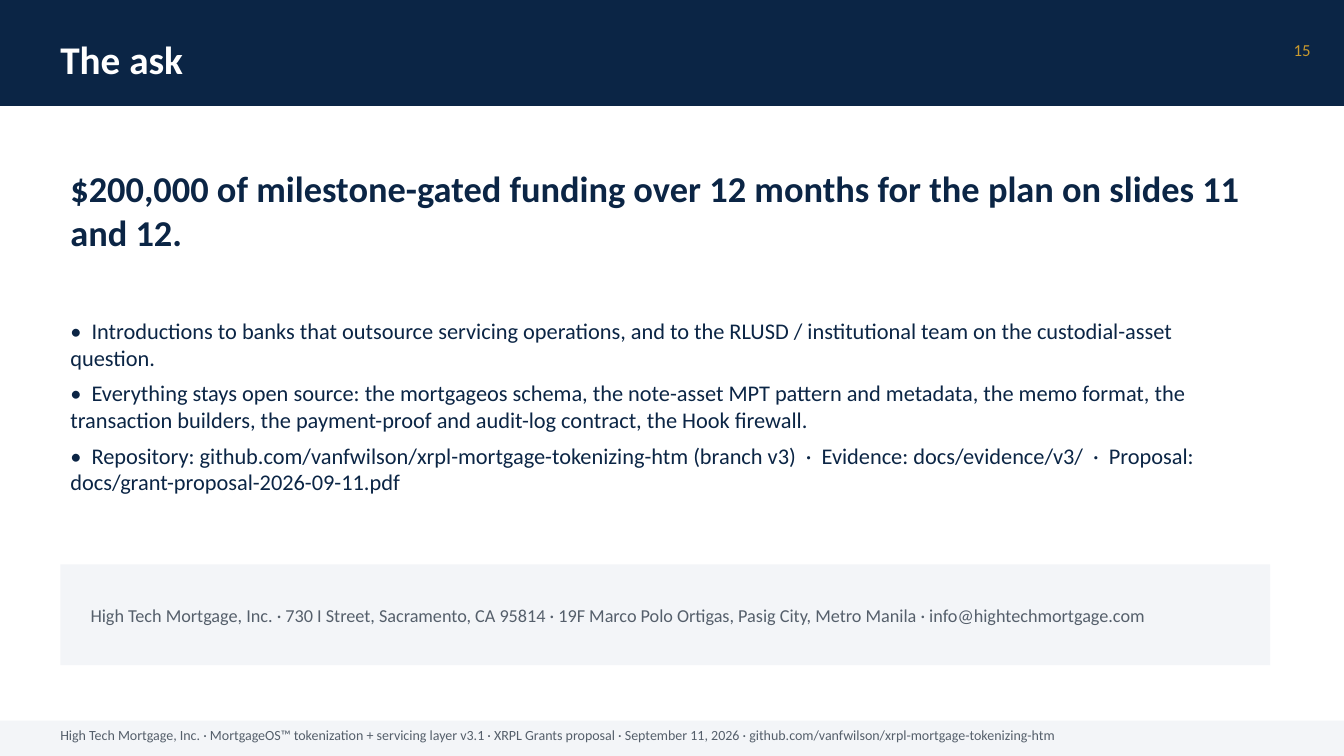
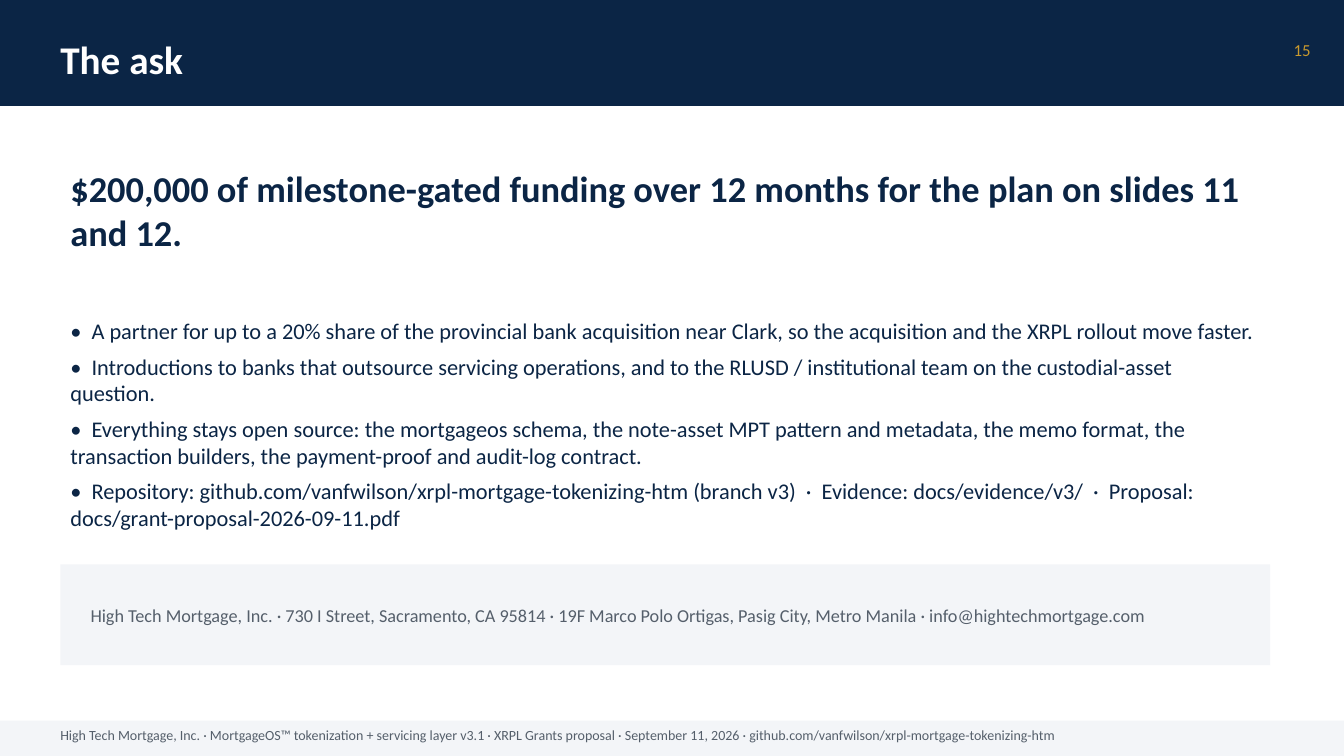
Before and after one commit to vanfwilson/xrpl-mortgage-tokenizing-htm, a slide deck: slide 15 of docs/grant-deck-2026-09-11.pptx. Drawn at 1344x756 pixels with LibreOffice and Linux fonts; fonts in the diff are those of the drawing. Boxes give left, top, right and bottom in pixels: in the first picture for what was removed or moved away, otherwise in the second. Text is boxed around its words. In the diff, an @@ line names an element or a change of style, - is before the commit and + after.

```diff
--- a/docs/grant-deck-2026-09-11.pptx
+++ b/docs/grant-deck-2026-09-11.pptx
@@ text at [92,323,1253,343]: paragraph added @@
+• A partner for up to a 20% share of the provincial bank acquisition near Clark, so the acquisition and the XRPL rollout move faster.
@@ text at [70,421,1185,468]: text changed @@
-• Everything stays open source: the mortgageos schema, the note-asset MPT pattern and metadata, the memo format, the transaction builders, the payment-proof and audit-log contract, the Hook firewall.
+• Everything stays open source: the mortgageos schema, the note-asset MPT pattern and metadata, the memo format, the transaction builders, the payment-proof and audit-log contract.
```
Also in this commit, not shown: 10 other slides changed, 5 other files.
